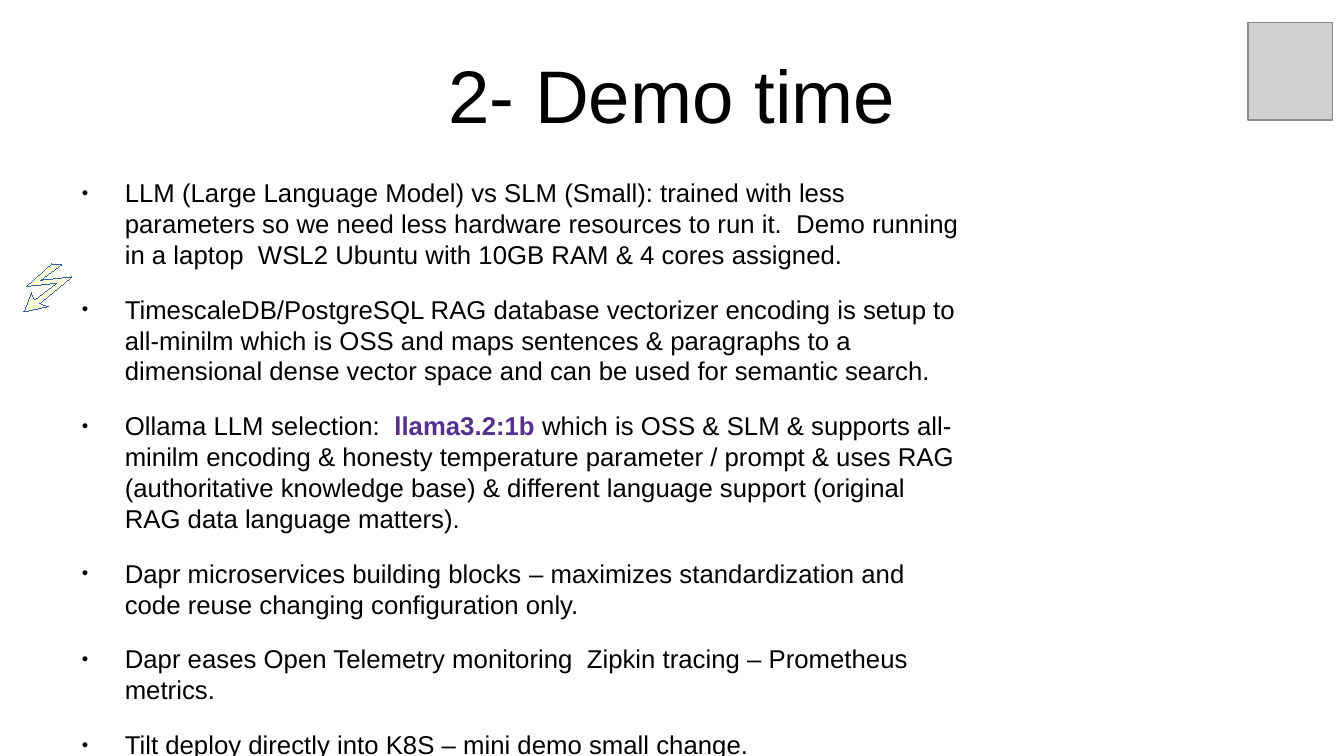
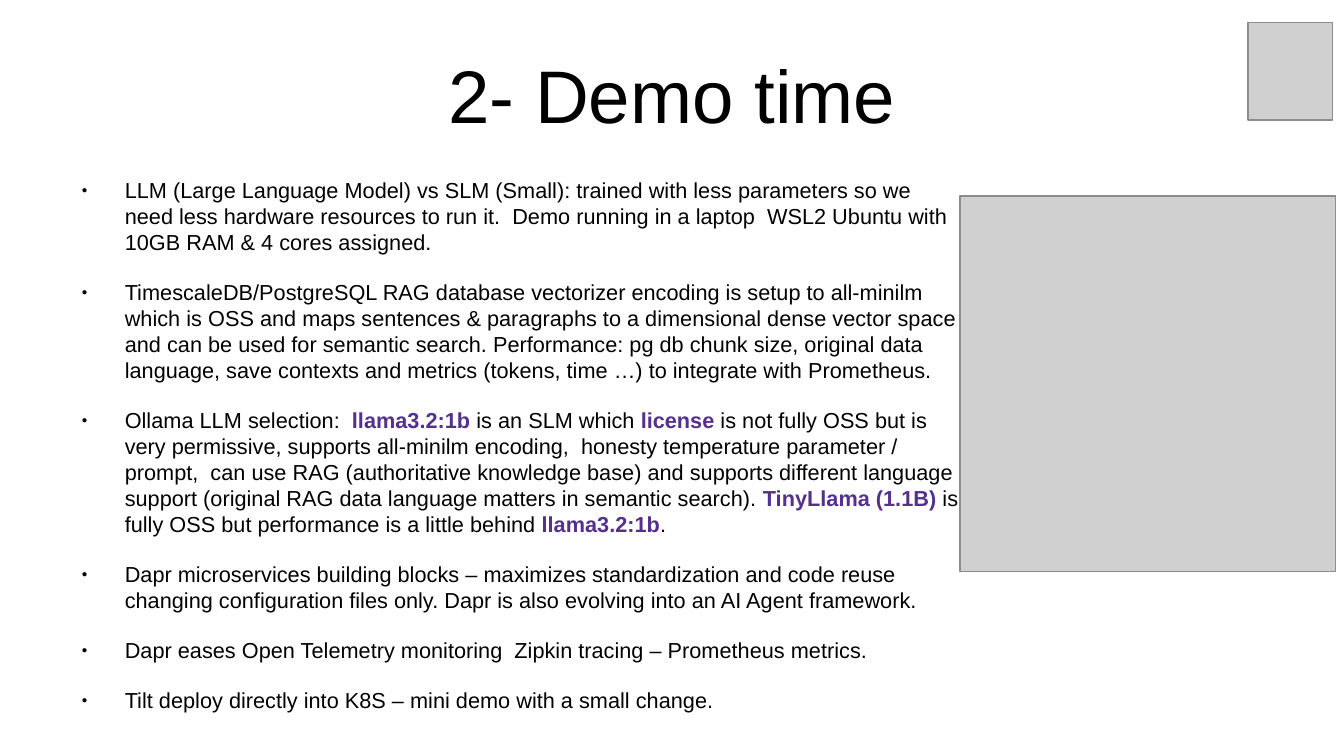
Before and after one commit to inigokintana/homelab-2-prod-ai-golden-path, a slide deck: slide 5 of docs/Presentation-homelab-2-prod-ai-golden-path.odp. Drawn at 1344x756 pixels with LibreOffice and Linux fonts; fonts in the diff are those of the drawing; grey boxes stand for pictures. Boxes give left, top, right and bottom in pixels: in the first picture for what was removed or moved away, otherwise in the second. Text is boxed around its words. In the diff, an @@ line names an element or a change of style, - is before the commit and + after.

Commit message:
updating docs and license

```diff
--- a/docs/Presentation-homelab-2-prod-ai-golden-path.odp
+++ b/docs/Presentation-homelab-2-prod-ai-golden-path.odp
@@ text at (x1=125, y1=182, x2=947, y2=663): size 15.2 to 12.8 pt in "LLM (Large Language Model) vs SLM (Small): ...", "Dapr eases Open Telemetry monitoring Zipkin tracing ..." @@
@@ picture added at (x1=960, y1=196, x2=1335, y2=572) @@
@@ freeform shape removed at (x1=24, y1=265, x2=72, y2=312) @@
@@ text at (x1=125, y1=284, x2=958, y2=613): text changed; size 15.2 to 12.8 pt @@
-● TimescaleDB/PostgreSQL RAG database vectorizer encoding is setup to all-minilm which is OSS and maps sentences & paragraphs to a dimensional dense vector space and can be used for semantic search.
-● Ollama LLM selection: llama3.2:1b which is OSS & SLM & supports all-minilm encoding & honesty temperature parameter / prompt & uses RAG (authoritative knowledge base) & different language support (original RAG data language matters).
-● Dapr microservices building blocks – maximizes standardization and code reuse changing configuration only.
+● TimescaleDB/PostgreSQL RAG database vectorizer encoding is setup to all-minilm which is OSS and maps sentences & paragraphs to a dimensional dense vector space and can be used for semantic search. Performance: pg db chunk size, original data language, save contexts and metrics (tokens, time …) to integrate with Prometheus.
+● Ollama LLM selection: llama3.2:1b is an SLM which license is not fully OSS but is very permissive, supports all-minilm encoding, honesty temperature parameter / prompt, can use RAG (authoritative knowledge base) and supports different language support (original RAG data language matters in semantic search). TinyLlama (1.1B) is fully OSS but performance is a little behind llama3.2:1b.
+● Dapr microservices building blocks – maximizes standardization and code reuse changing configuration files only. Dapr is also evolving into an AI Agent framework.
@@ text at (x1=125, y1=692, x2=713, y2=713): text changed; size 15.2 to 12.8 pt @@
-● Tilt deploy directly into K8S – mini demo small change.
+● Tilt deploy directly into K8S – mini demo with a small change.
```
Also in this commit, not shown: 8 other slides changed, 8 other files.
